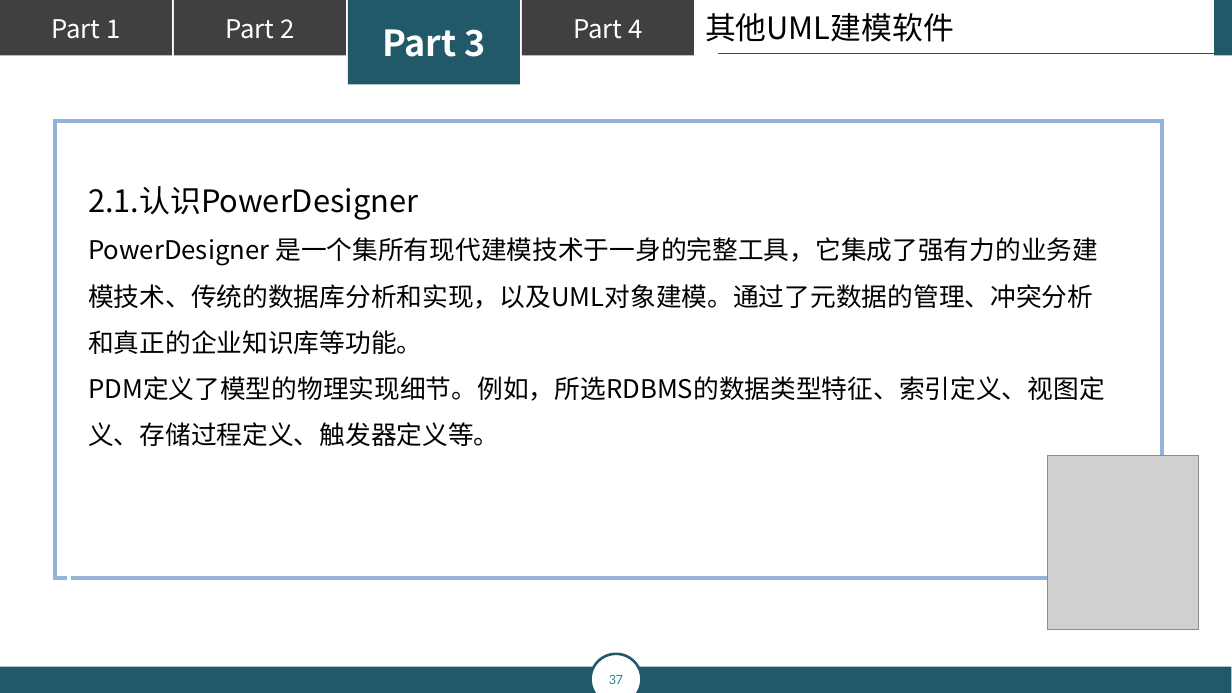
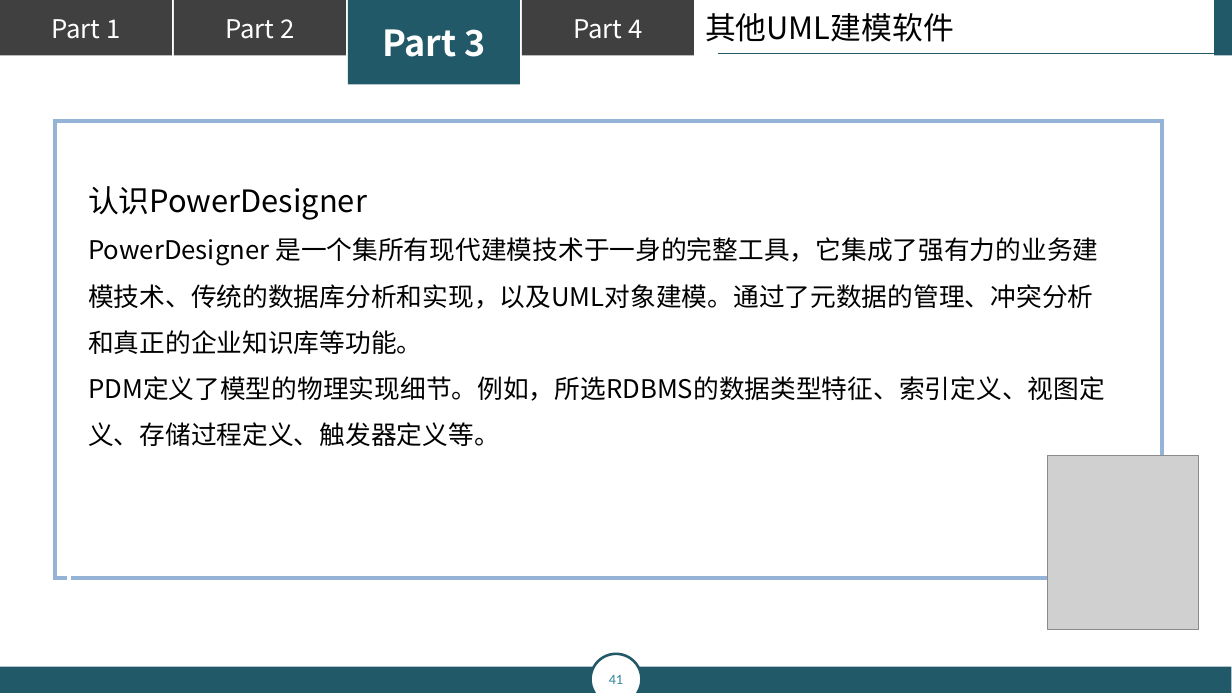
Before and after one commit to popopoi/PRD2018-G07, a slide deck: slide 41 of 翻转课堂PPT/PRD2018-G07-第五周翻转课堂PPT.pptx (slide 37 before the commit). Drawn at 1232x693 pixels with LibreOffice and Linux fonts; fonts in the diff are those of the drawing; grey boxes stand for pictures. Boxes give left, top, right and bottom in pixels: in the first picture for what was removed or moved away, otherwise in the second. Text is boxed around its words. In the diff, an @@ line names an element or a change of style, - is before the commit and + after.

```diff
--- a/翻转课堂PPT/PRD2018-G07-第五周翻转课堂PPT.pptx
+++ b/翻转课堂PPT/PRD2018-G07-第五周翻转课堂PPT.pptx
@@ text at [88,186,367,220]: text changed @@
-2.1.认识PowerDesigner
+认识PowerDesigner
@@ page number at [609,675,623,684]: text changed @@
-37
+41
```
Also in this commit, not shown: 10 other slides changed, 6 slides added.
